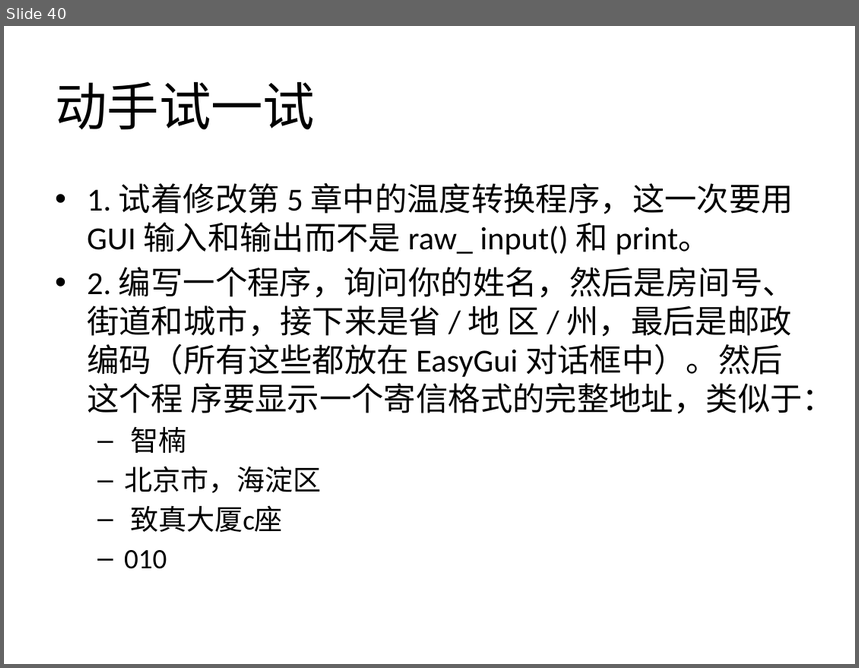
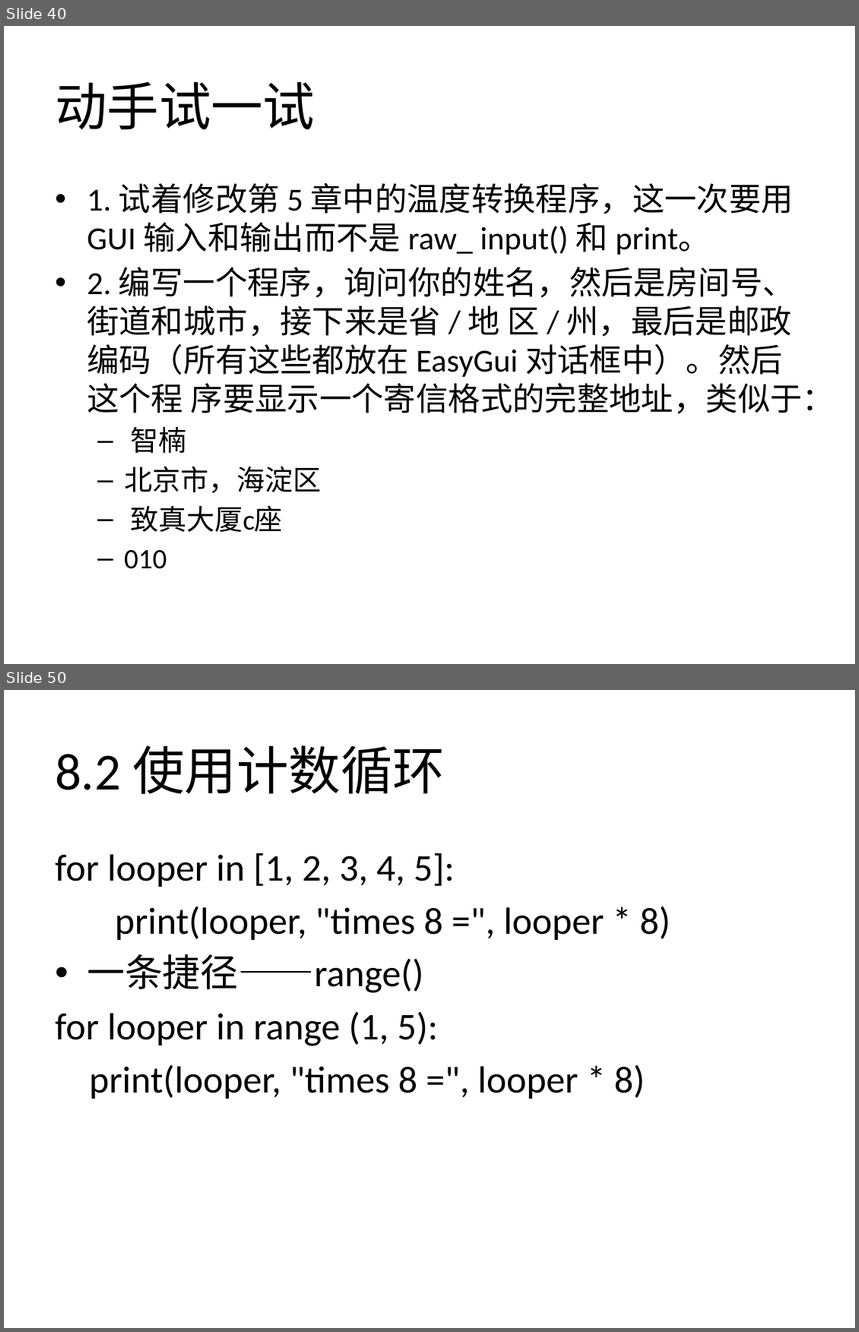
Before and after one commit to zhinan18/Python3, a slide deck: readme/Python3.pptx. Shown one above the other, each under a label of ours: slide 40 before the commit, slides 40 and 50 after it; the slides between them are not shown. The pictures are 859x668 and 859x1332 pixels, drawn with LibreOffice and Linux fonts; fonts in the diff are those of the drawing. Boxes give left, top, right and bottom in pixels: in the first picture for what was removed or moved away, otherwise in the second. Text is boxed around its words. In the diff, an @@ line names an element or a change of style, - is before the commit and + after.

```diff
--- a/readme/Python3.pptx
+++ b/readme/Python3.pptx
@@ slide 50 added at box(4, 690, 855, 1328), background #FFFFFF @@
@@ title added at box(55, 745, 445, 794), 44 pt, text #000000 @@
+8.2 使用计数循环
@@ text added at box(55, 853, 671, 1099), 32 pt, text #000000 @@
+for looper in [1, 2, 3, 4, 5]:
+print(looper, "times 8 =", looper * 8)
+• 一条捷径——range()
+for looper in range (1, 5):
+print(looper, "times 8 =", looper * 8)
```
Also in this commit, not shown: 20 other slides added, 15 other files.
